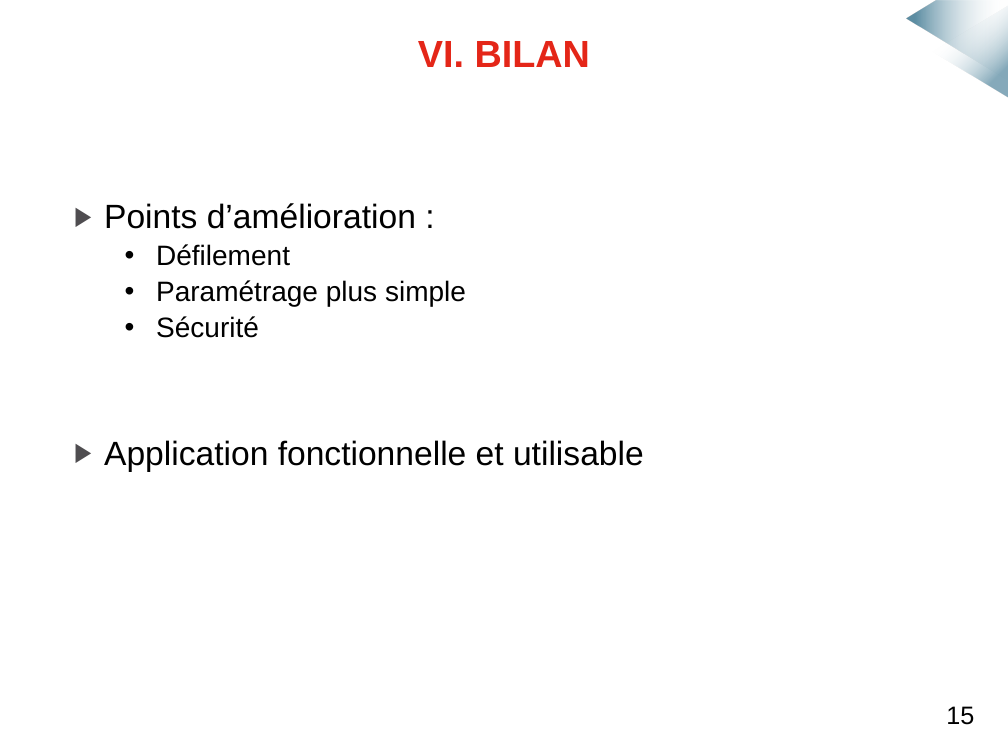
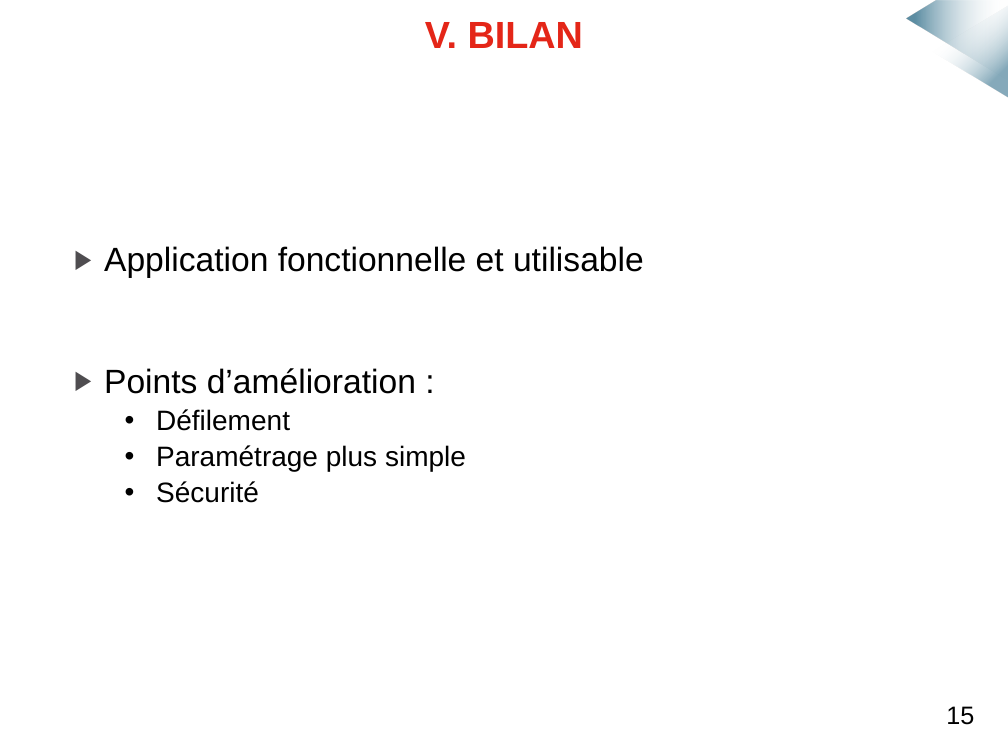
Before and after one commit to mmeven/EP_Domotique_Tablette, a slide deck: slide 18 of Rendu/Diapo_soutenance.pptx (slide 19 before the commit). Drawn at 1008x756 pixels with LibreOffice and Linux fonts; fonts in the diff are those of the drawing; background and template pictures are left out. Boxes give left, top, right and bottom in pixels: in the first picture for what was removed or moved away, otherwise in the second. Text is boxed around its words. In the diff, an @@ line names an element or a change of style, - is before the commit and + after.

```diff
--- a/Rendu/Diapo_soutenance.pptx
+++ b/Rendu/Diapo_soutenance.pptx
@@ text at (425, 22, 583, 48): text changed @@
-VI. BILAN
+V. BILAN
@@ text at (104, 246, 644, 278): paragraph added @@
+  ▶ Application fonctionnelle et utilisable
@@ text at (104, 440, 644, 472): paragraph removed @@
-  ▶ Application fonctionnelle et utilisable
```
Also in this commit, not shown: 5 other slides changed, 1 slide removed, 2 other files.
